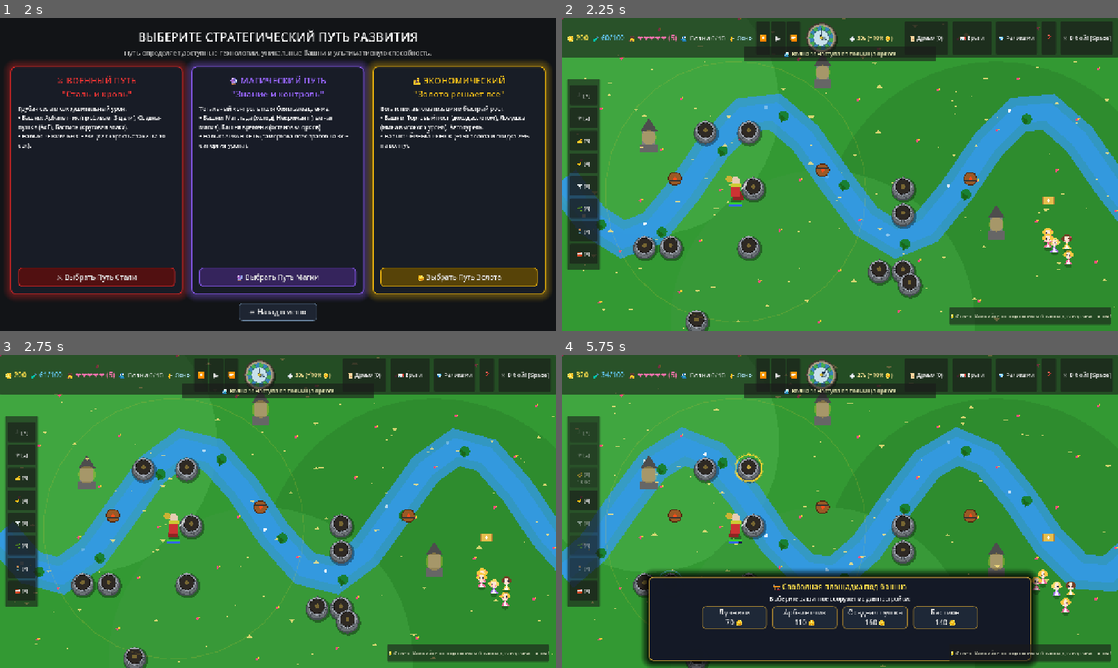
Above: before the commit, frames 1-4 (two rows, left to right).
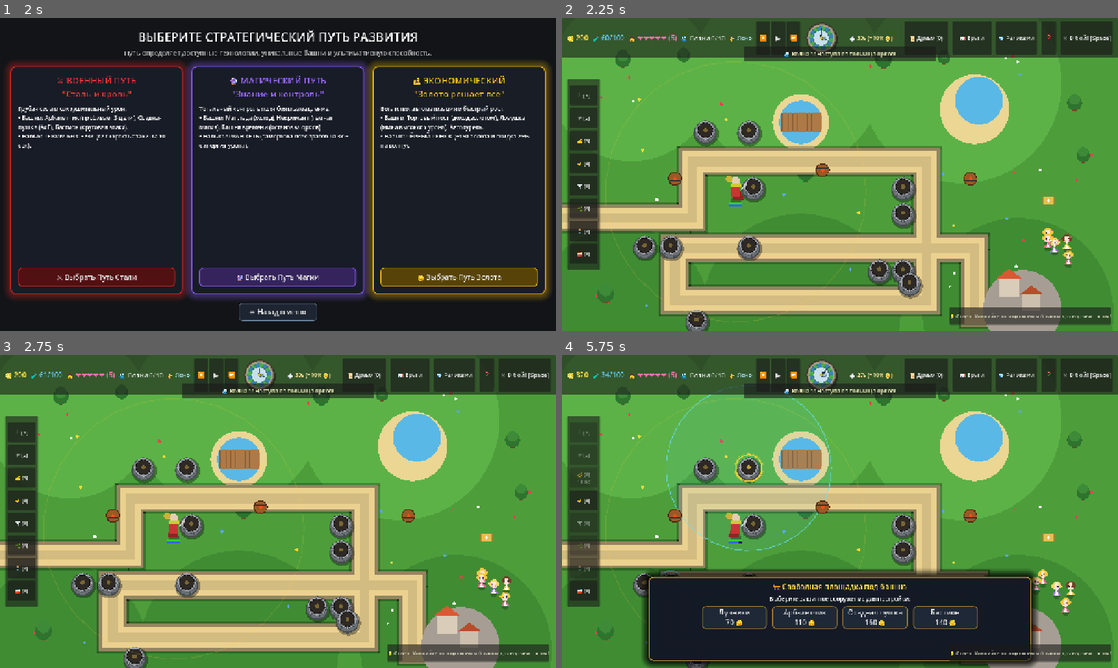
Above: after the commit, the same moments.

Repository: MrSgemaSeny/godot_test_game
Game: Godot game, scene res://scenes/main_menu.tscn
The game is run twice, just before and just after one commit, with the same random seed, the same clock (stepped at 60 frames per second) and the same inputs.
Inputs (mouse positions are in pixels of both pictures, inside the frame that each line leads up to):
- Up to frame 1 (2 s): click "⚔️ Режимы игры (Кошмар / Endl…" at 0.5 s; click "⚔️ Режимы игры (Кошмар / Endl…" at 1.25 s
- Up to frame 2 (2.25 s): click "⚔️ Выбрать Путь Стали" at 2 s
- Up to frame 3 (2.75 s): no input
- Up to frame 4 (5.75 s): tap Enter at 2.75 s; drag from (645, 583) to (706, 467) at 2.77 s; drag from (673, 583) to (706, 467) at 3.52 s; hold W 4.28-5 s; tap 3 at 4.35 s; click (706, 467) at 4.42 s; drag from (751, 467) to (673, 583) at 5.02 s

Frame 1 is identical in both runs. In frame 2, 61% of the frame differs, in the area x 0-100%, y 0-100%; in frame 3, 61%; in frame 4, 50%.

Commit message:
fix(visuals): remove moving undulating MapBiomeRenderer river and restore clean static biome terrain and road

Diff:
--- a/scripts/game.gd
+++ b/scripts/game.gd
@@ -86,11 +86,6 @@
 
 	artifact_manager = ArtifactManager.new()
 	add_child(artifact_manager)
-	var biome_ren = MapBiomeRenderer.new()
-	add_child(biome_ren)
-	move_child(biome_ren, 0)
-	var chosen_b = GlobalState.selected_map if GlobalState.selected_map != "" else "valley"
-	biome_ren.set_biome(chosen_b)
 
 	var hero_manager = HeroManager.new()
 
@@ -493,9 +488,18 @@
 						queue_redraw()
 
 func _draw() -> void:
-	_draw_road(Color(0.82, 0.72, 0.52), Color(0.38, 0.30, 0.20))
-	_draw_village(Vector2(980, 620), Color(0.85, 0.35, 0.2))
-
+	var biome = GlobalState.selected_map
+
+	# 1. Отрисовка стабильного и четкого ландшафта выбранного биома
+	match biome:
+		"swamp": _draw_swamp_biome()
+		"caves": _draw_caves_biome()
+		"frost_peak": _draw_frost_biome()
+		"besieged_citadel": _draw_citadel_biome()
+		_: _draw_valley_biome()
+
+	# 2. Отрисовка погодных осадков
+	_draw_weather_overlay()
 
 	# 3. Интерактивная подсветка радиуса атаки выбранной башни
 	if is_instance_valid(game_manager) and is_instance_valid(game_manager.selected_spot):
@@ -504,8 +508,8 @@
 			var r = 190.0
 			if spot.has_tower():
 				r = spot.current_tower.get_effective_range()
-			draw_circle(spot.position, r, Color(0.3, 0.8, 1.0, 0.10 + sin(scene_anim_time * 4.0) * 0.03))
-			draw_arc(spot.position, r, 0, TAU, 48, Color(0.4, 0.9, 1.0, 0.75), 2.5)
+			draw_circle(spot.position, r, Color(0.3, 0.8, 1.0, 0.08))
+			draw_arc(spot.position, r, 0, TAU, 48, Color(0.4, 0.9, 1.0, 0.6), 2.0)
 
 func _draw_valley_biome() -> void:
 	# Изумрудная долина
@@ -531,6 +535,9 @@
 	for flower in flower_patches:
 		draw_circle(flower["pos"], flower["size"], flower["col"])
 
+	# Деревья
+	_draw_trees()
+
 	# Извилистая песчаная дорога
 	_draw_road(Color(0.92, 0.82, 0.56), Color(0.58, 0.52, 0.38))
 
@@ -617,6 +624,14 @@
 	for b_i in range(8):
 		var px = b_pos.x - 40 + b_i * 11
 		draw_rect(Rect2(px, b_pos.y - 22, 9, 44), Color(0.68, 0.48, 0.28))
+
+func _draw_trees() -> void:
+	for t in trees:
+		var p = t["pos"]
+		var s = t["scale"]
+		draw_rect(Rect2(p.x - 4 * s, p.y, 8 * s, 14 * s), Color(0.45, 0.28, 0.15))
+		draw_circle(p + Vector2(0, -4 * s), 16 * s, Color(0.18, 0.45, 0.18))
+		draw_circle(p + Vector2(0, -12 * s), 12 * s, Color(0.24, 0.54, 0.22))
 
 func _draw_village(v_pos: Vector2, roof_col: Color) -> void:
 	draw_circle(v_pos + Vector2(80, 50), 90.0, Color(0.65, 0.62, 0.58))
